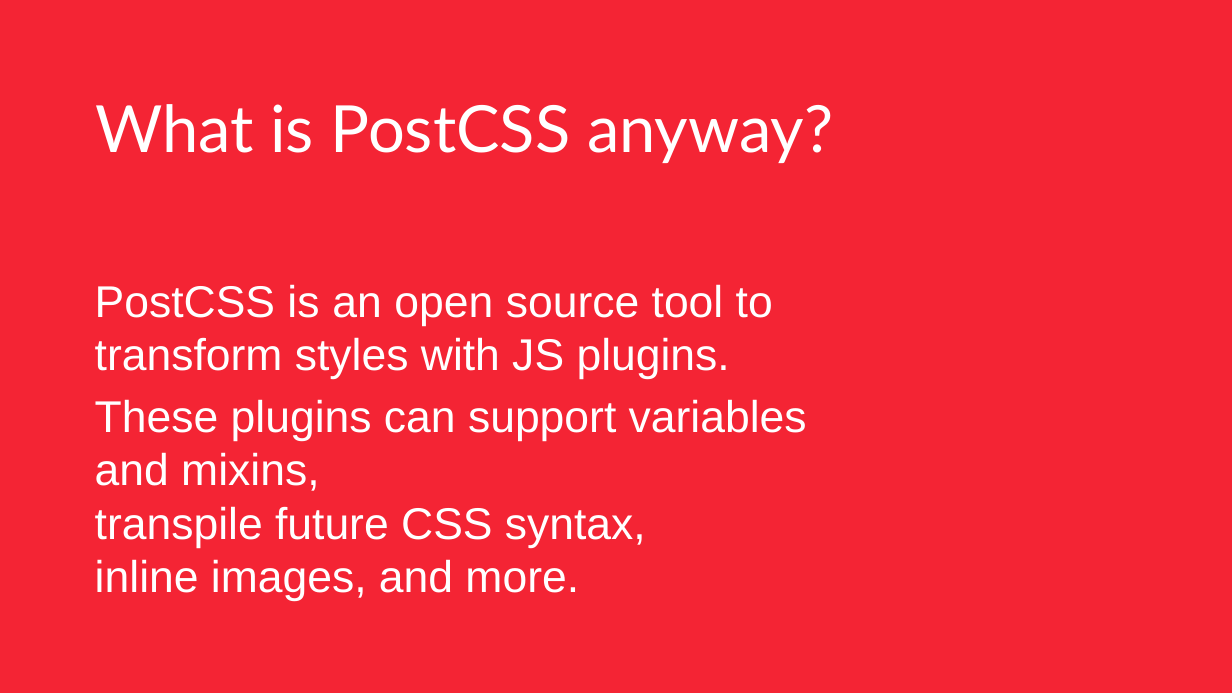
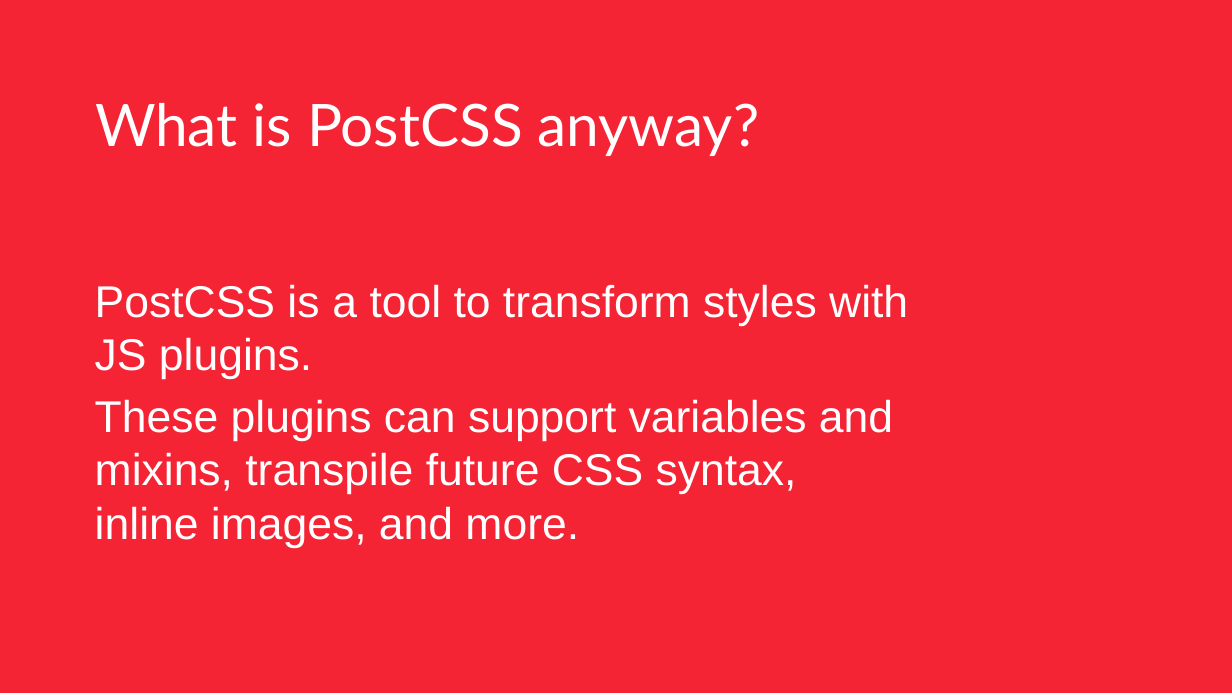
Before and after one commit to mihaeltomic/postcss-presentation, a slide deck: slide 2 of PostCSS.pptx. Drawn at 1232x693 pixels with LibreOffice and Linux fonts; fonts in the diff are those of the drawing; background and template pictures are left out. Boxes give left, top, right and bottom in pixels: in the first picture for what was removed or moved away, otherwise in the second. Text is boxed around its words. In the diff, an @@ line names an element or a change of style, - is before the commit and + after.

Commit message:
PPT Changes

```diff
--- a/PostCSS.pptx
+++ b/PostCSS.pptx
@@ title "What is PostCSS anyway?" at box(95, 103, 760, 156): size 38 to 34.2 pt @@
@@ subtitle at box(95, 284, 908, 379): text changed @@
-PostCSS is an open source tool to transform styles with JS plugins.
+PostCSS is a tool to transform styles with JS plugins.
```
Also in this commit, not shown: 1 other slide changed, 2 slides added, 1 slide removed.
